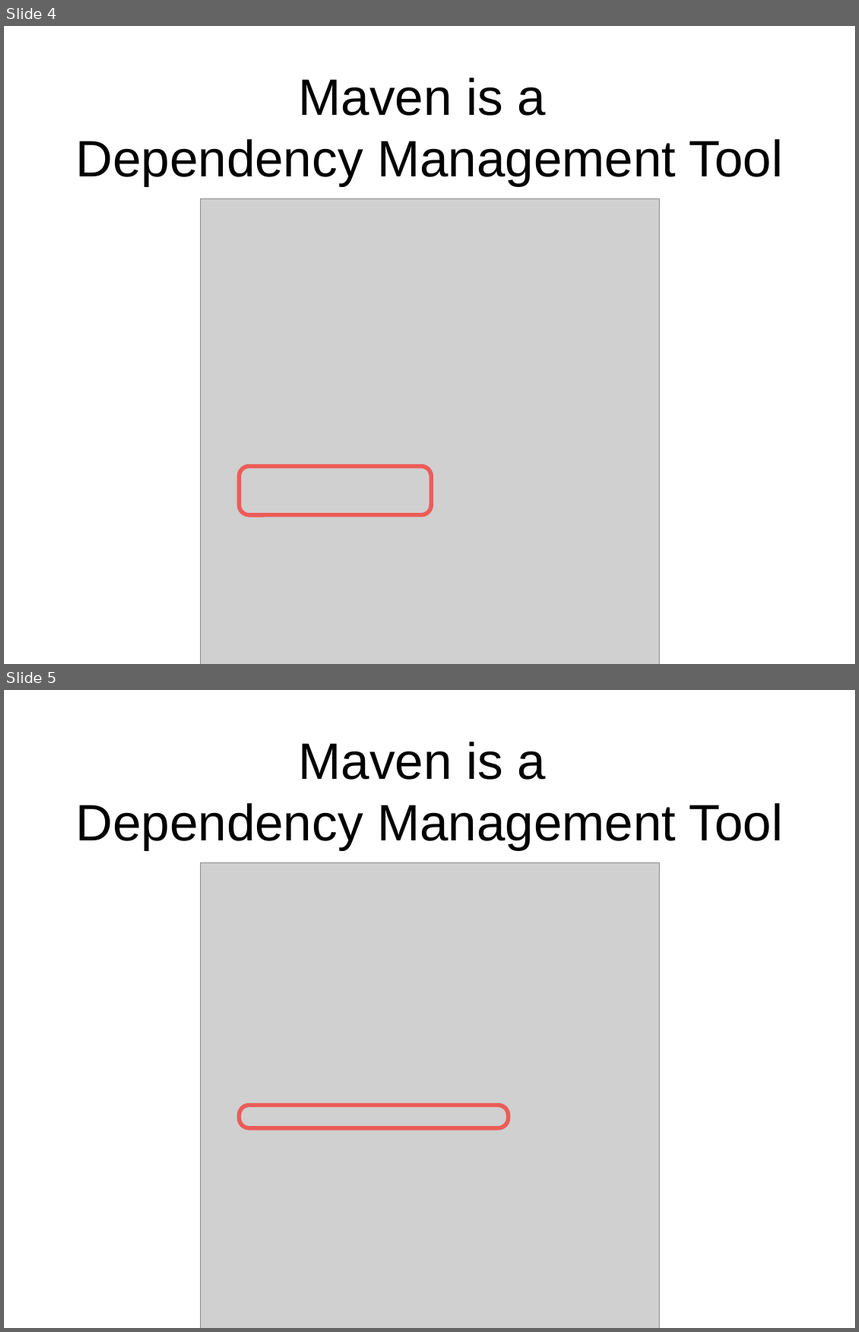
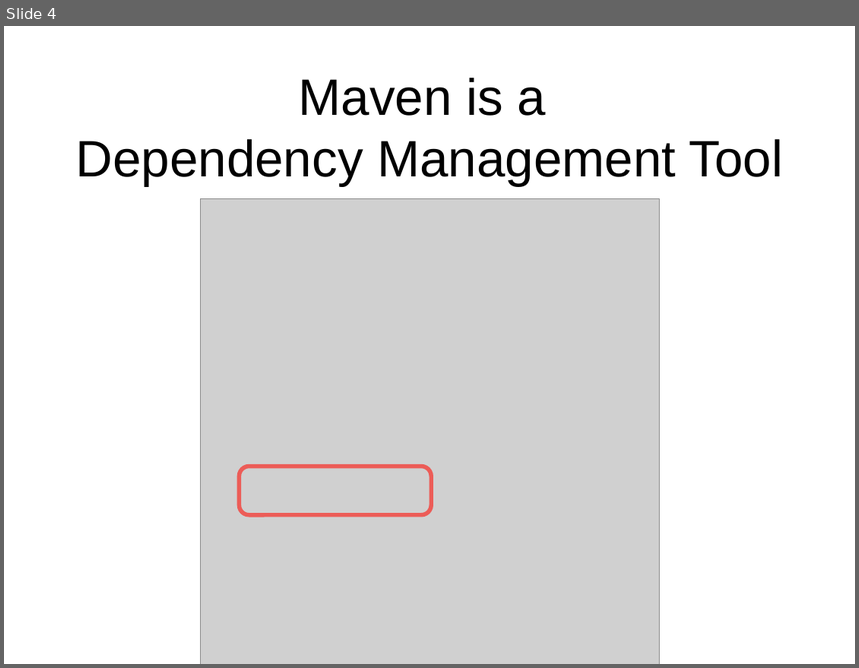
Before and after one commit to scg-unibe-ch/ese2017, a slide deck: slides/2_maven.pptx. Shown one above the other, each under a label of ours: slides 4 and 5 before the commit, slide 4 after it. The pictures are 859x1332 and 859x668 pixels, drawn with LibreOffice and Linux fonts; fonts in the diff are those of the drawing; grey boxes stand for pictures. Boxes give left, top, right and bottom in pixels: in the first picture for what was removed or moved away, otherwise in the second. Text is boxed around its words. In the diff, an @@ line names an element or a change of style, - is before the commit and + after.

```diff
--- a/slides/2_maven.pptx
+++ b/slides/2_maven.pptx
@@ slide 5 removed at [4, 690, 855, 1328], background #FFFFFF @@
@@ title removed at [76, 742, 783, 850] @@
-Maven is a
-Dependency Management Tool
@@ picture removed at [200, 863, 659, 1328] @@
@@ rounded rectangle removed at [240, 1106, 509, 1129] @@
```
Also in this commit, not shown: 2 other slides removed.
